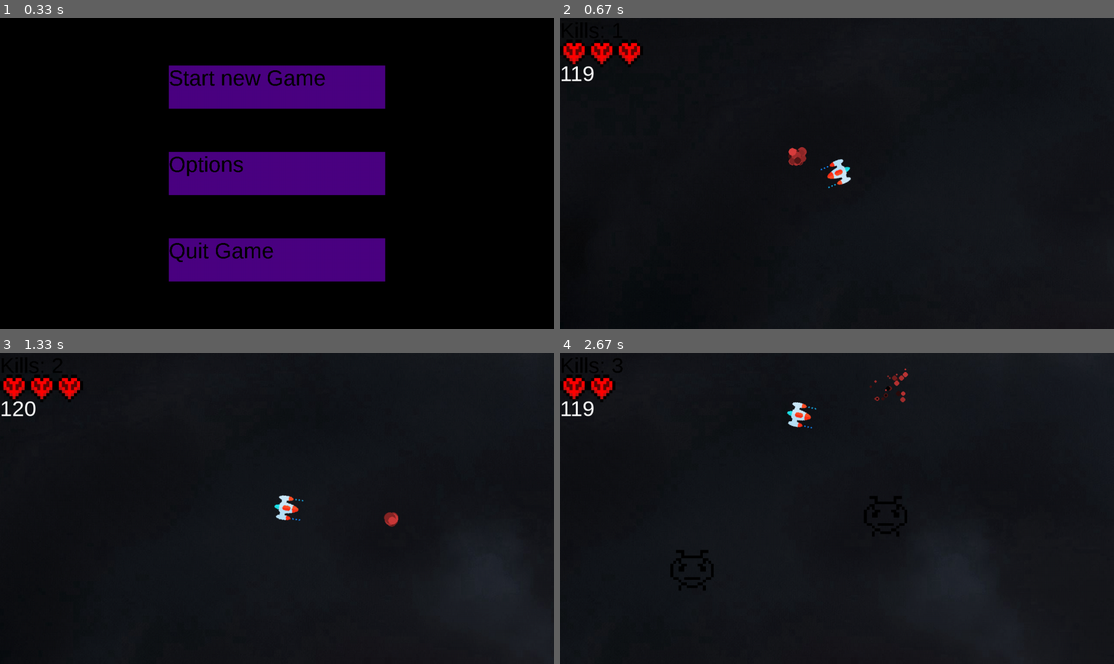
Above: before the commit, frames 1-4 (two rows, left to right).
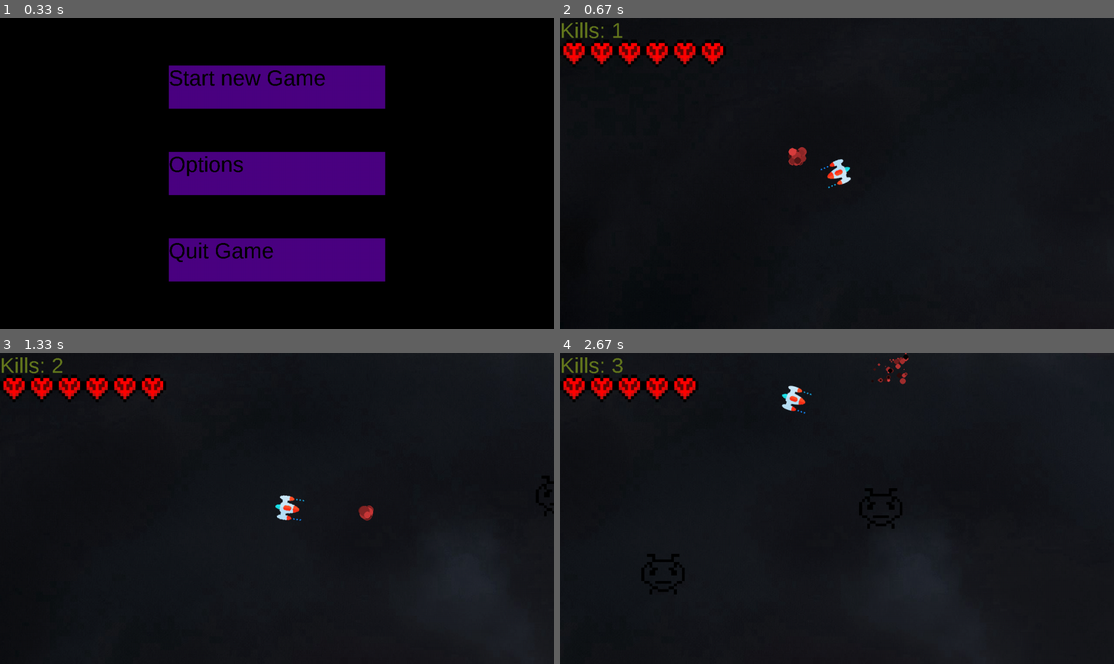
Above: after the commit, the same moments.

Repository: AndreCorreaSantos/Jogo-Pygame
Game: pygame game, started from Main.py
Same seed, same stepped clock (60 frames per second), same inputs: the game is played once before the commit and once after it.
Inputs (mouse positions are in pixels of both pictures, inside the frame that each line leads up to):
- Up to frame 1 (0.33 s): no input
- Up to frame 2 (0.67 s): press the mouse at (837, 86) at 0.37 s; move the mouse to (748, 167) at 0.47 s; release the mouse at (665, 245) at 0.6 s
- Up to frame 3 (1.33 s): hold D 0.67-1.13 s; move the mouse to (360, 399) at 0.7 s; click (437, 533) at 1.22 s
- Up to frame 4 (2.67 s): hold W 1.5-1.8 s; click (837, 545) at 1.58 s; hold D 1.83-2.3 s; click (720, 458) at 1.92 s; hold A from 2.33 s (still down); click (914, 440) at 2.42 s

Frame 1 is identical in both runs. In frame 2, 0.9% of the frame differs, in the area x 0-30%, y 1-21%; in frame 3, 1.3%; in frame 4, 2.4%, in the area x 0-63%, y 0-78%.

Commit message:
adding sfx playback and soundtrack playback

Diff:
--- a/Main.py
+++ b/Main.py
@@ -23,7 +23,7 @@
     p1 = player('assets/player.png',width/2,height/2)
     players.add(p1)
     all_sprites.add(p1)
-    vidas = 3
+    vidas = 6
     c = 0
     #pygame.mixer.music.load("assets/musica.wav")
     #pygame.mixer.music.play()
@@ -51,13 +51,24 @@
     vida = pygame.image.load("assets/vida.png")
     vida = pygame.transform.scale(vida,(64,64))
     v_rect = vida.get_rect().width
-    numero_invasores= 5
+    pygame.mixer.pre_init()
+    pygame.mixer.init()
+    pygame.init()
+    #contadores para cada estado do jogo
+    menu_c = 0
+    start_c = 0
+    options_c = 0
+    # valores para volumes de audios
+    volume_background = 0.02
+    volume_sound_effects = 0.02
 
     while (1):
 
-        fps = str(int(clock.get_fps()))
-        fps_text = myfont.render(str(fps),False,(255,255,255))
-        screen.blit(fps_text,(0,height))
+        #codigo para printar fps na tela (debug)
+       # fps = str(int(clock.get_fps()))
+       # fps_text = myfont.render(str(fps),False,(255,255,255))
+       # screen.blit(fps_text,(0,height))
+
         background.fill((0,0,0))
         screen.blit(background,(0,0))
         apertado = pygame.mouse.get_pressed()[0]
@@ -72,6 +83,12 @@
                         menu_2 = True
 
         if menu:
+            #limpando mixer e carregando musica do menu
+            if not menu_c:
+                pygame.mixer.music.load("assets/audio/musica_menu.wav")
+                pygame.mixer.music.set_volume(volume_background)
+                pygame.mixer.music.play(loops=-1)
+
             #construindo menu
             button_width = 500
             button_height = 100
@@ -136,9 +153,14 @@
             screen.blit(text_2,(button2_x,button2_y))
             screen.blit(text_3,(button3_x,button3_y))
 
+            menu_c += 1
+
 
         #checando quit
         if options:
+            #pausando musica do jogo
+            if not options_c:
+                pygame.mixer.music.pause()
 
             volume_label_width = 500
             volume_label_height = 100
@@ -168,13 +190,19 @@
 
             if return_rect.collidepoint(mouse) and apertado:
                 relogio = pygame.time.get_ticks()
+                pygame.mixer.music.unpause()
                 options = False
                 menu = True
 
 
 
         if start == True:
-            #checando eventos criando tiros
+
+            #carregando e tocando musica
+            if not start_c:
+                pygame.mixer.music.load("assets/audio/fase_1.wav")
+                pygame.mixer.music.set_volume(volume_background)
+                pygame.mixer.music.play(loops=-1)
 
             if apertado:
                 now_w = pygame.time.get_ticks()
@@ -184,6 +212,8 @@
                     tiros.add(bala)
                     all_sprites.add(bala)
                     start_w = now_w
+                    pygame.mixer.Channel(0).play(pygame.mixer.Sound('assets/audio/tiro1.wav'), maxtime=600)
+                    pygame.mixer.Channel(0).set_volume(volume_sound_effects)
 
             colisao_tiro = pygame.sprite.groupcollide(tiros,invasores,True,True)
             colisao_player = pygame.sprite.groupcollide(players,invasores,False,True)
@@ -205,6 +235,16 @@
                 u = invasor(aleatorio_x,aleatorio_y,v_aleatoria_x,v_aleatoria_y)
                 invasores.add(u)
                 all_sprites.add(u)
+                rand_sound = random.randint(1,3)
+                if rand_sound == 1:
+                    pygame.mixer.Channel(1).play(pygame.mixer.Sound('assets/audio/explosao1.wav'), maxtime=600)
+                    pygame.mixer.Channel(1).set_volume(volume_sound_effects)
+                if rand_sound ==2:
+                    pygame.mixer.Channel(1).play(pygame.mixer.Sound('assets/audio/explosao2.wav'), maxtime=600)
+                    pygame.mixer.Channel(1).set_volume(volume_sound_effects)
+                if rand_sound == 3:
+                    pygame.mixer.Channel(1).play(pygame.mixer.Sound('assets/audio/explosao3.wav'), maxtime=600)
+                    pygame.mixer.Channel(1).set_volume(volume_sound_effects)
                 if not boss_up:
                     conta_kills += 1
 
@@ -224,6 +264,16 @@
                 u = invasor(aleatorio_x,aleatorio_y,v_aleatoria_x,v_aleatoria_y)
                 invasores.add(u)
                 all_sprites.add(u)
+                rand_sound = random.randint(1,3)
+                if rand_sound == 1:
+                    pygame.mixer.Channel(1).play(pygame.mixer.Sound('assets/audio/explosao1.wav'), maxtime=600)
+                    pygame.mixer.Channel(1).set_volume(volume_sound_effects)
+                if rand_sound ==2:
+                    pygame.mixer.Channel(1).play(pygame.mixer.Sound('assets/audio/explosao2.wav'), maxtime=600)
+                    pygame.mixer.Channel(1).set_volume(volume_sound_effects)
+                if rand_sound == 3:
+                    pygame.mixer.Channel(1).play(pygame.mixer.Sound('assets/audio/explosao3.wav'), maxtime=600)
+                    pygame.mixer.Channel(1).set_volume(volume_sound_effects)
                 if not boss_up:
                     conta_kills += 1
                 vidas -= 1
@@ -231,12 +281,23 @@
             for i in colisao_boss:
                 i.hp -= 1
                 for u in range(50):
-                    particles.append([[i.rect.x,i.rect.y],[random.randint(0,20)/10 - 1,random.randint(-40,-20)*0.1],random.randint(7,14),random.randint(0,222)])
-
-
-
-
-            velocidade = 6
+                    particles.append([[i.rect.x + i.rect.w/2 ,i.rect.y+i.rect.h/2],[random.randint(0,20)/10 - 1,random.randint(-40,-20)*0.1],random.randint(7,14),random.randint(0,222)])
+
+                rand_sound = random.randint(1,3)
+                if rand_sound == 1:
+                    pygame.mixer.Channel(1).play(pygame.mixer.Sound('assets/audio/explosao1.wav'), maxtime=600)
+                    pygame.mixer.Channel(1).set_volume(volume_sound_effects)
+                if rand_sound ==2:
+                    pygame.mixer.Channel(1).play(pygame.mixer.Sound('assets/audio/explosao2.wav'), maxtime=600)
+                    pygame.mixer.Channel(1).set_volume(volume_sound_effects)
+                if rand_sound == 3:
+                    pygame.mixer.Channel(1).play(pygame.mixer.Sound('assets/audio/explosao3.wav'), maxtime=600)
+                    pygame.mixer.Channel(1).set_volume(volume_sound_effects)
+
+
+
+
+            velocidade = 7
             scroll = [0,0]
             scroll[0] = int((p1.rect.x-scroll[0]-width/2+p1.rect.w/2)/15)
             scroll[1] = int((p1.rect.y- scroll[1]-height/2+p1.rect.h/2)/15)
@@ -318,6 +379,10 @@
                     mapa = mapa2
                     boss_up = False
                     boss1_up = False
+                    pygame.mixer.music.load("assets/audio/fase_2.wav")
+                    pygame.mixer.music.set_volume(volume_background)
+                    pygame.mixer.music.play(loops=-1)
+
 
             if conta_kills == 200 and not boss_up and boss_kills == 1:
                 imagem_boss2 = "assets/i.png"
@@ -334,7 +399,9 @@
                     mapa = mapa3
                     boss_up = False
                     boss2_up = False
-
+                    pygame.mixer.music.load("assets/audio/fase_3.wav")
+                    pygame.mixer.music.set_volume(volume_background)
+                    pygame.mixer.music.play(loops=-1)
             if conta_kills == 300 and not boss_up and boss_kills == 2:
                 imagem_boss3 = "assets/i.png"
                 boss3 = boss(imagem_boss3,mapa,70)
@@ -361,15 +428,16 @@
                     invasor.spawn(mapa)
 
 
-            textsurface = myfont.render("Kills: {}".format(conta_kills),False,(0,0,0))
+            textsurface = myfont.render("Kills: {}".format(conta_kills),False,(100,120,30))
             screen.blit(textsurface,(0,0))
 
-            fps = myfont.render(str(int(clock.get_fps())), True, pygame.Color('white'))
-            screen.blit(fps,(0,100))
-
-            #if not vidas:
-            #    start = False
-            #    game_over = True
+                #printar fps na tela
+            #fps = myfont.render(str(int(clock.get_fps())), True, pygame.Color('white'))
+            #screen.blit(fps,(0,100))
+
+            if not vidas:
+                start = False
+                game_over = True
 
             for i in range(vidas):
                 screen.blit(vida,(i*v_rect,50))
@@ -382,6 +450,9 @@
                 start = False
                 menu_2 = False
                 p1.kill()
+                for i in bosses:
+                    i.kill()
+            start_c += 1
 
         if game_over:
 
